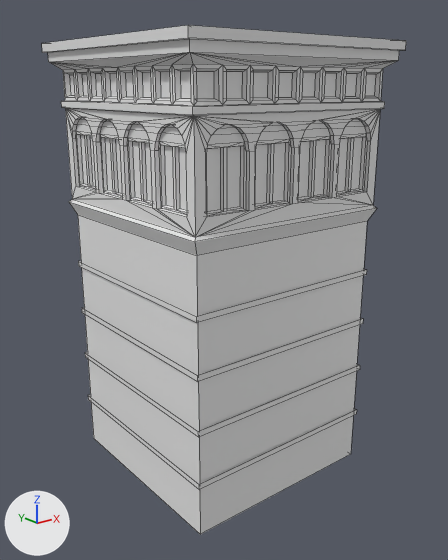
A saved change to the OBJ model Assets/Models/Meshes/DownTownMeshes/dt_house02b_3d.obj.
Camera for both pictures: a 50 mm lens placed at (-17.8, -22.6, 18.2), pointed at (0.0, -0.3, 9.3). Arrows for +X, +Y and +Z are at lower left; the lights stay in place. Mesh edges are drawn as thin lines. Where no turn or scale is listed for an object, it has been applied to the vertices.

Objects in the first picture: 'dt_house02b_3d'.
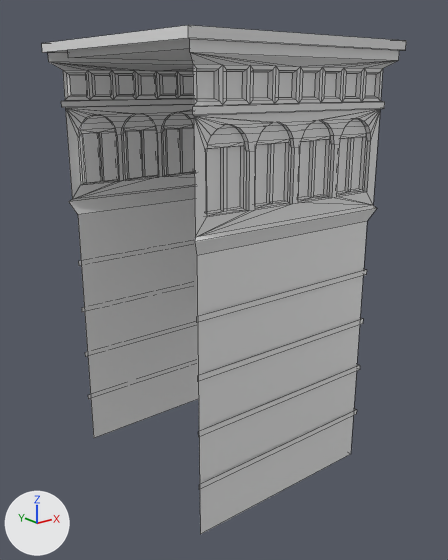
Boxes [x1, y1, x2, y2] around the edits, measured in the pictures (448 x 560 px):
part 1 of me_dt_house02b_3d, cut back
    before: [45, 38, 219, 534]
    after: [66, 68, 219, 101]

What the commit changed:
me_dt_house02b_3d is used by ob_dt_house02b_3d; location (0.0, 0.0, 0.0).
me_dt_house02b_3d had 1044 vertices, 1145 faces and spanned x -5.6..5.6, y -5.6..5.6, z 0.0..20.0.
me_dt_house02b_3d now has 806 vertices, 862 faces and spans x -5.6..5.6, y -5.6..5.6, z 0.0..20.0.
Part 1, on me_dt_house02b_3d:
238 vertices are removed from x -5.0..-4.7, y -4.8..4.8, z 13.7..18.9.
291 faces are deleted.
8 new faces join them.
